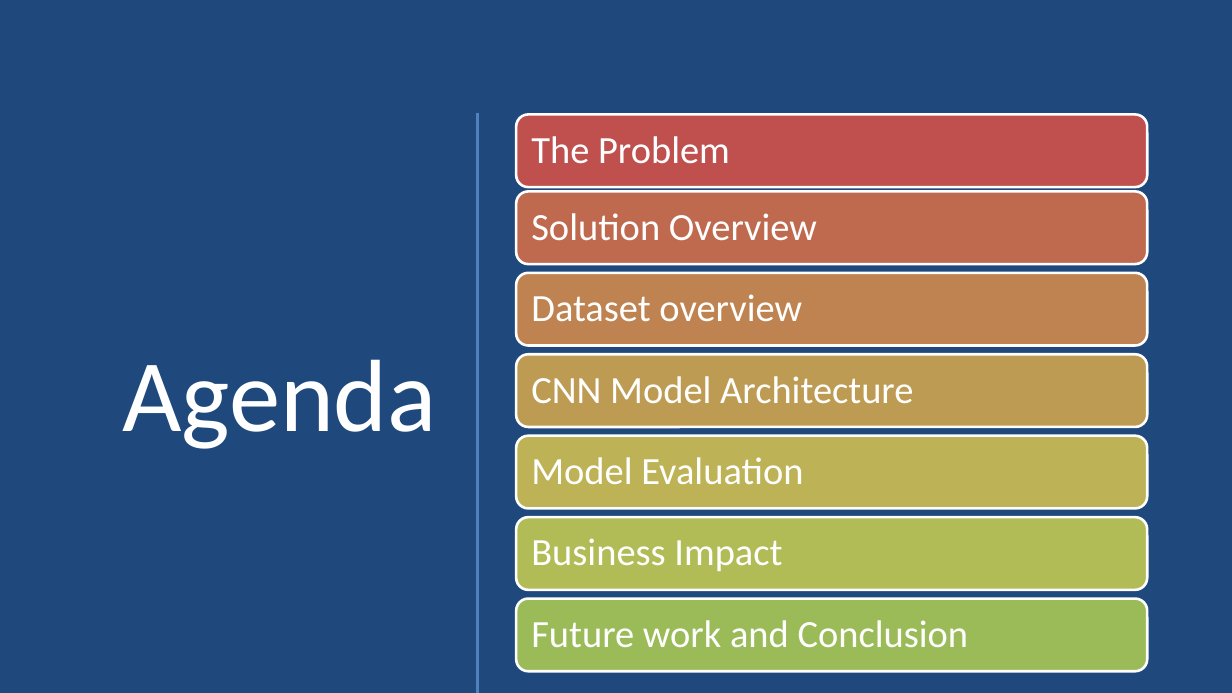
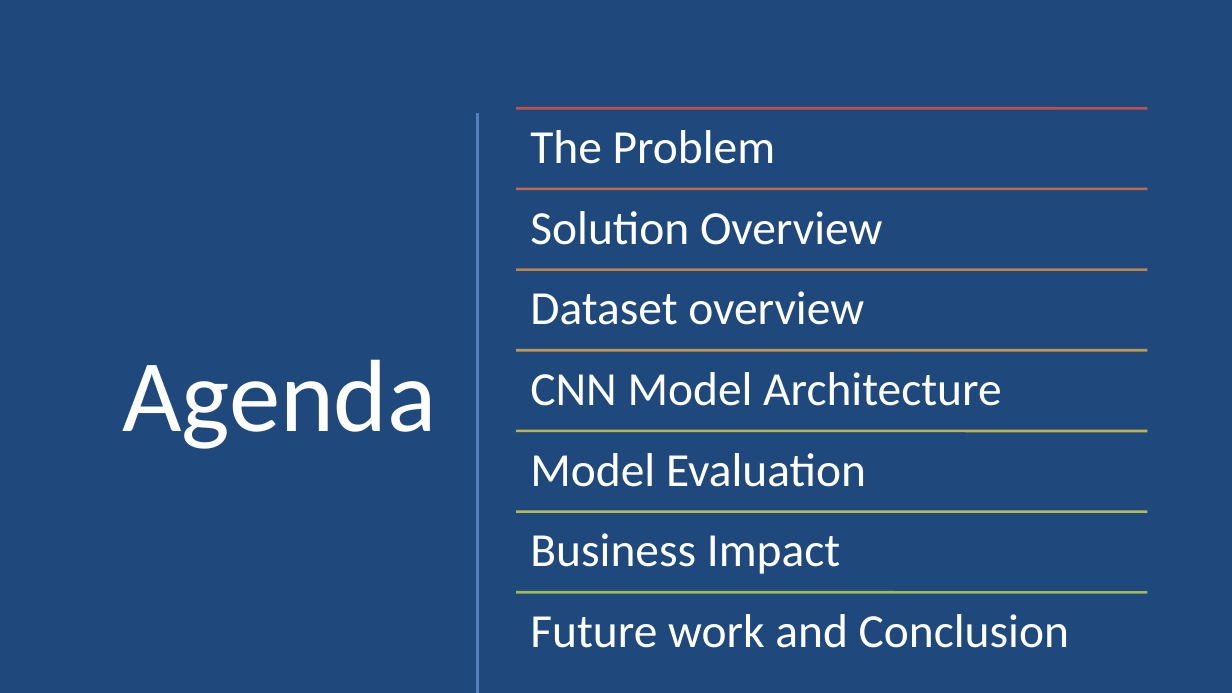
Before and after one commit to Yan1702/IOD17Feb, a slide deck: slide 2 of MiniProject3/MiniProject3_Presentation.pptx. Drawn at 1232x693 pixels with LibreOffice and Linux fonts; fonts in the diff are those of the drawing. Boxes give left, top, right and bottom in pixels: in the first picture for what was removed or moved away, otherwise in the second. Text is boxed around its words. In the diff, an @@ line names an element or a change of style, - is before the commit and + after.

```diff
--- a/MiniProject3/MiniProject3_Presentation.pptx
+++ b/MiniProject3/MiniProject3_Presentation.pptx
@@ size 30 to 37 pt; more space between paragraphs; vertical alignment middle to top in 7 elements at [530, 372, 1001, 406], [530, 291, 864, 325], [530, 211, 882, 245], [530, 453, 866, 487], [530, 533, 840, 574], [530, 130, 775, 164], [530, 614, 1069, 648] @@
@@ group removed at [517, 115, 1148, 672]: 7 rounded rectangles @@
@@ group added at [517, 108, 1148, 592]: 7 lines @@
```
Also in this commit, not shown: 3 other slides changed.
